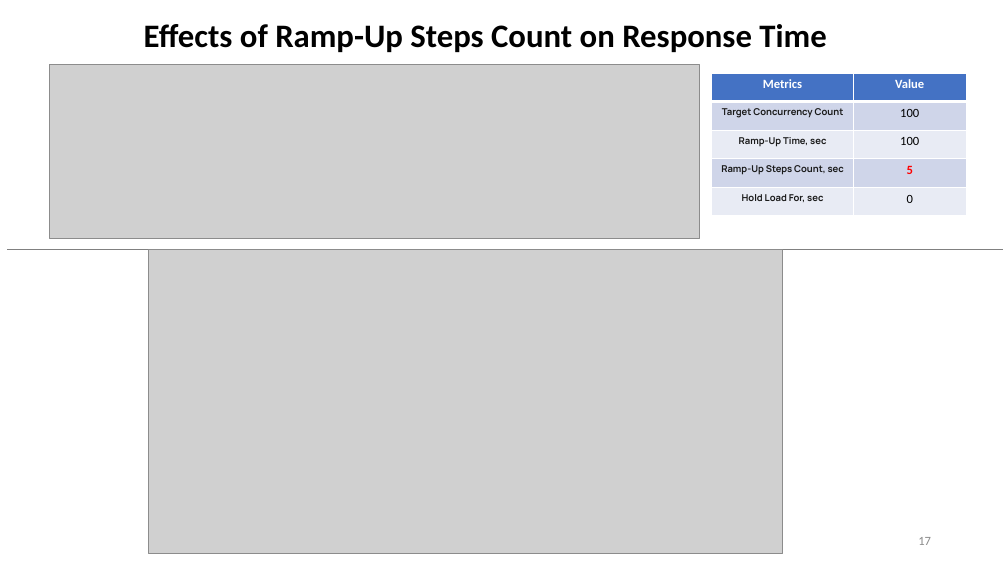
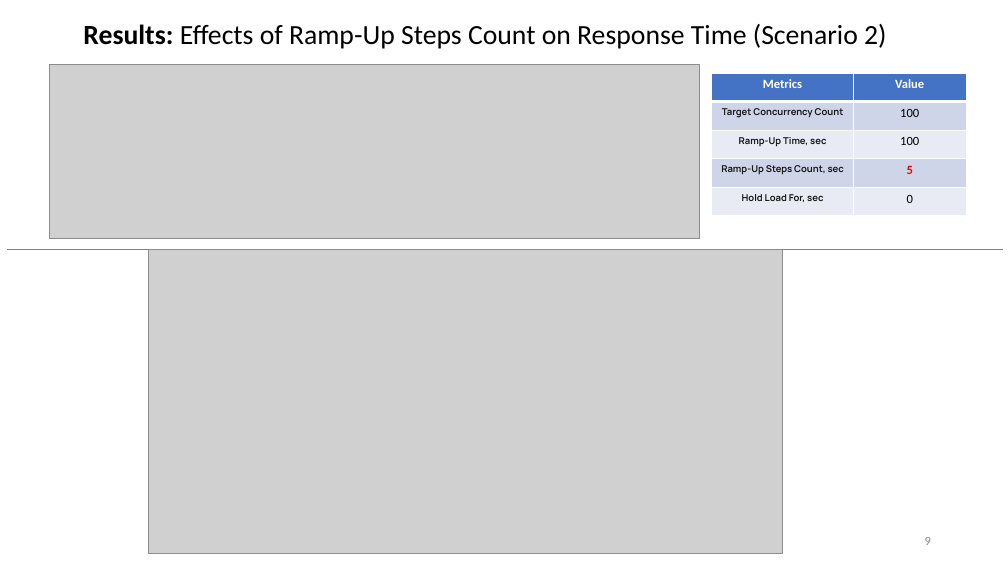
Before and after one commit to ADA-GWU/guidedresearchproject-tmehtiyev2019, a slide deck: slide 9 of presentations/Final Presentation-Tural Mehtiyev.pptx (slide 17 before the commit). Drawn at 1008x567 pixels with LibreOffice and Linux fonts; fonts in the diff are those of the drawing; grey boxes stand for pictures. Boxes give left, top, right and bottom in pixels: in the first picture for what was removed or moved away, otherwise in the second. Text is boxed around its words. In the diff, an @@ line names an element or a change of style, - is before the commit and + after.

```diff
--- a/presentations/Final Presentation-Tural Mehtiyev.pptx
+++ b/presentations/Final Presentation-Tural Mehtiyev.pptx
@@ text at [83,24,886,49]: text changed; size 31.2 to 26.4 pt; bold off @@
-Effects of Ramp-Up Steps Count on Response Time
+Results: Effects of Ramp-Up Steps Count on Response Time (Scenario 2)
@@ page number at [925,537,931,545]: text changed @@
-17
+9
```
Also in this commit, not shown: 8 other slides changed, 10 slides added, 5 slides removed, 50 other files.
